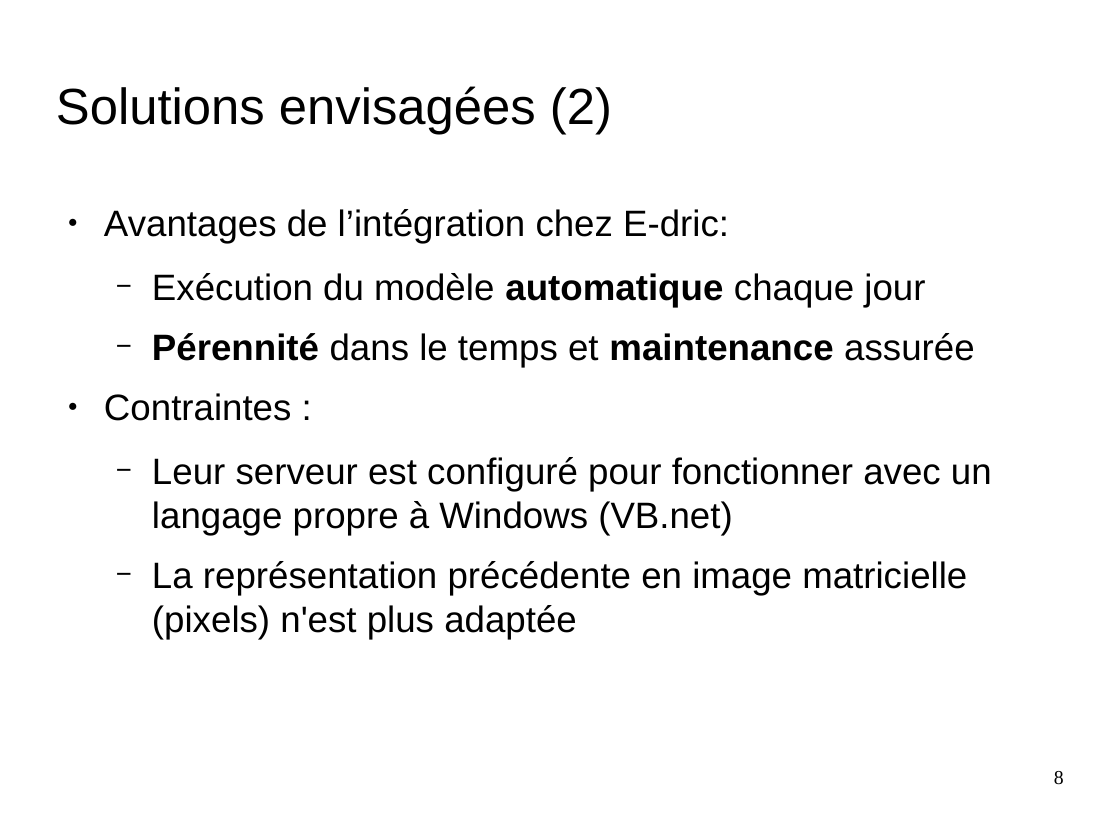
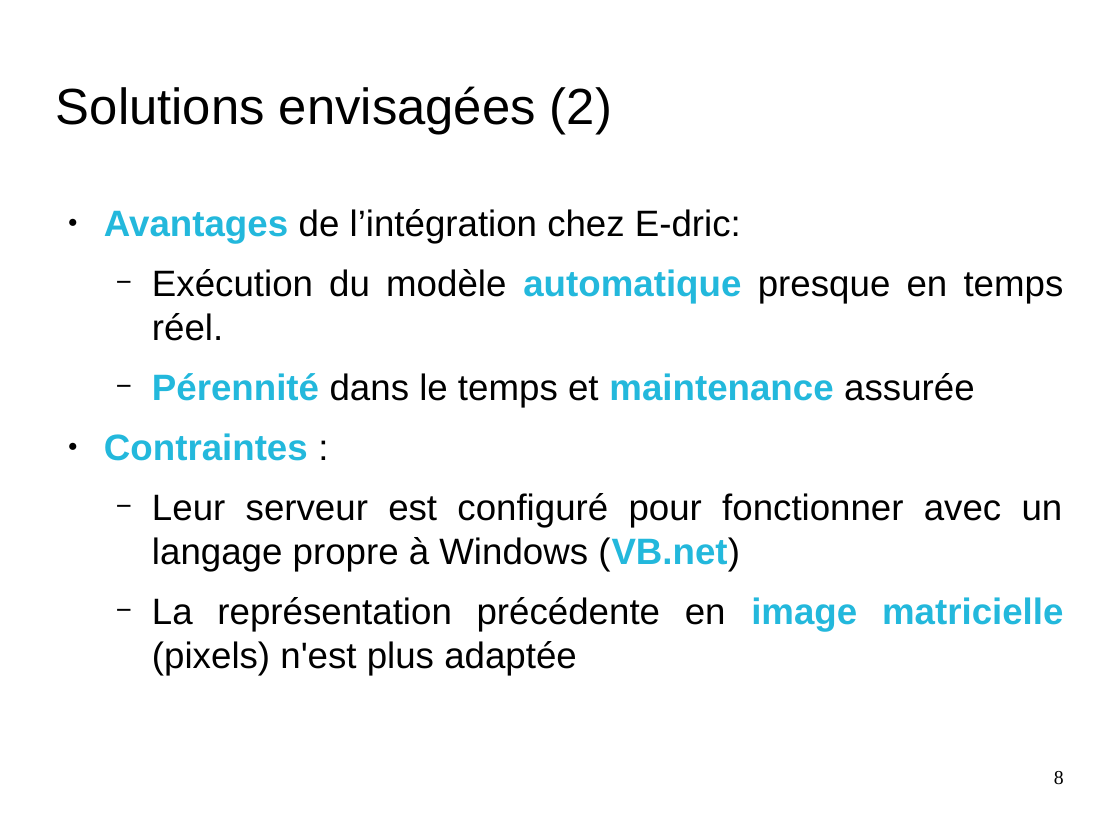
Before and after one commit to nesta7/designProject, a slide deck: slide 8 of Poster_Presentation/presentation_final_demoustication.odp. Drawn at 1120x840 pixels with LibreOffice and Linux fonts; fonts in the diff are those of the drawing; background and template pictures are left out. Boxes give left, top, right and bottom in pixels: in the first picture for what was removed or moved away, otherwise in the second. Text is boxed around its words. In the diff, an @@ line names an element or a change of style, - is before the commit and + after.

```diff
--- a/Poster_Presentation/presentation_final_demoustication.odp
+++ b/Poster_Presentation/presentation_final_demoustication.odp
@@ text at (104, 209, 1063, 676): text colour #000000 to #23B8DC in "Avantages", "Pérennité maintenance", "Contraintes", "(VB.net)" and 1 more places; bold on in "Avantages", "Contraintes", "(VB.net)", "image matricielle"; alignment left to justified; less space between paragraphs @@
@@ text at (152, 269, 1064, 341): text changed @@
-  − Exécution du modèle automatique chaque jour
+  − Exécution du modèle automatique presque en temps réel.
```
Also in this commit, not shown: 4 other slides changed, 2 slides added.
